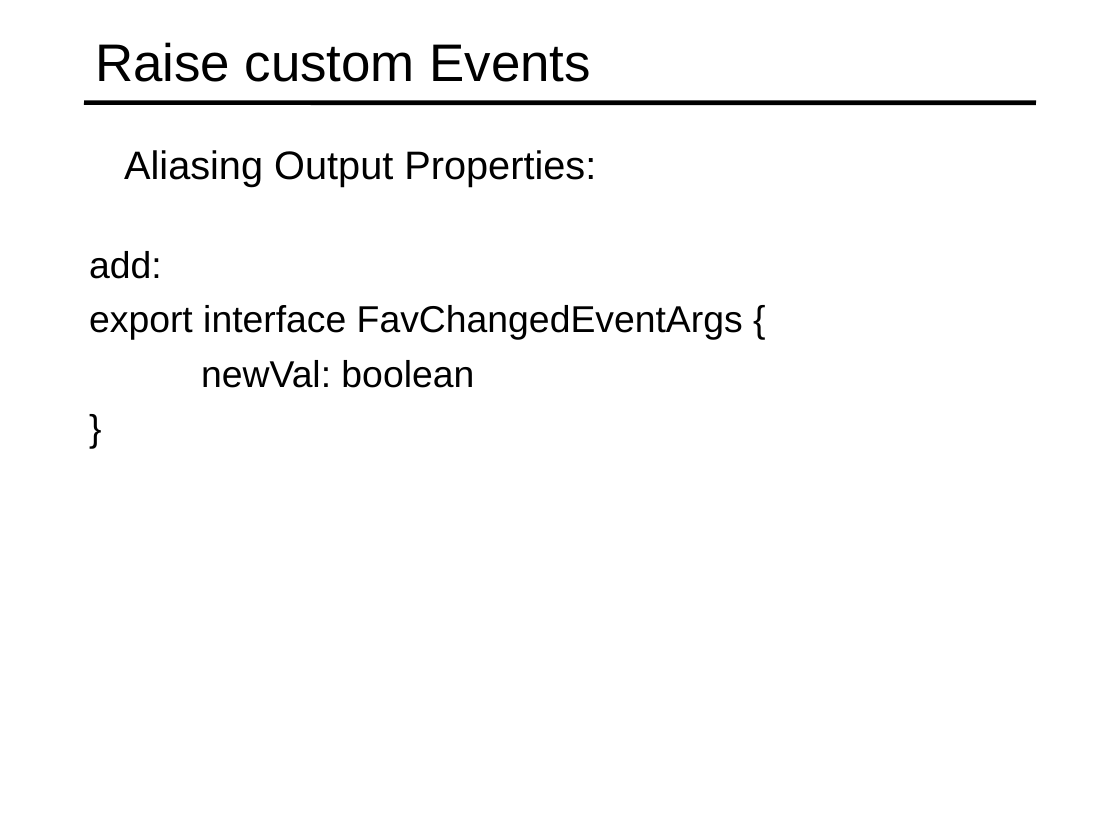
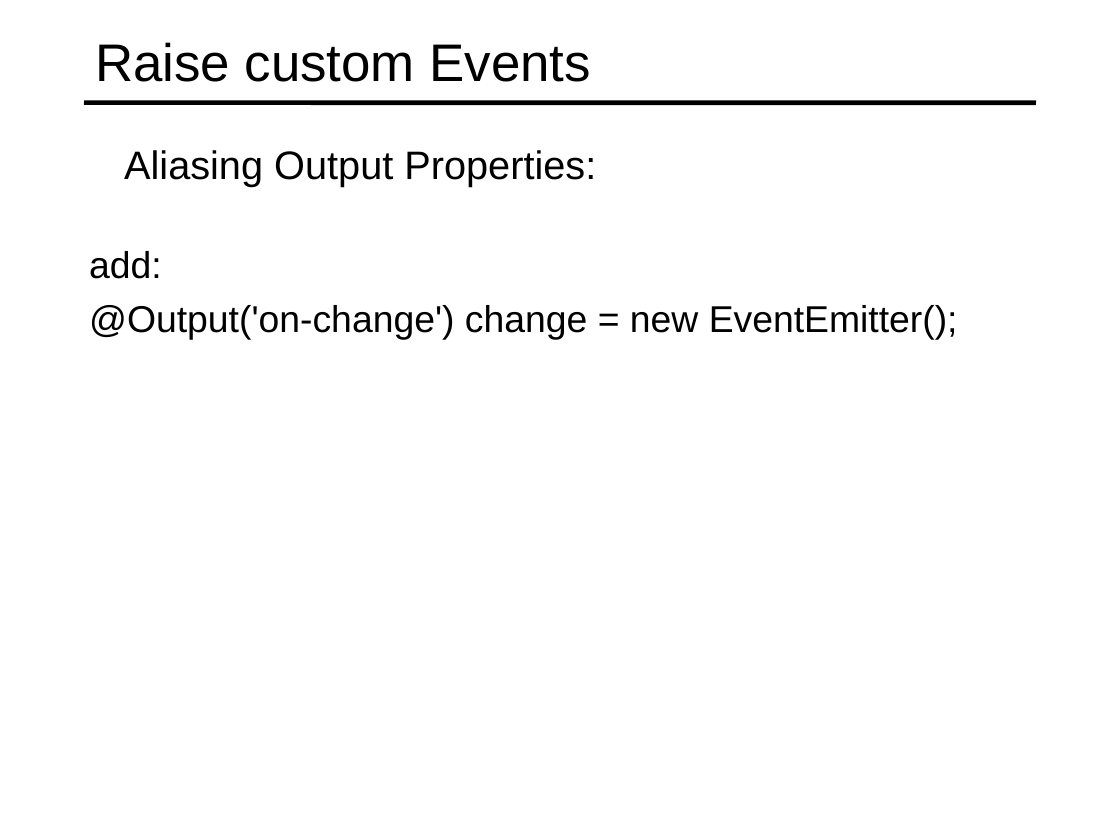
Before and after one commit to specter01wj/Jago_Link_Training, a slide deck: slide 9 of Angular/Angular7/Angular Advanced Course/Essentials/3.Building Re-usable Components/L3_Building Re-usable Components.ppt. Drawn at 1120x840 pixels with LibreOffice and Linux fonts; fonts in the diff are those of the drawing. Boxes give left, top, right and bottom in pixels: in the first picture for what was removed or moved away, otherwise in the second. Text is boxed around its words. In the diff, an @@ line names an element or a change of style, - is before the commit and + after.

Commit message:
09/05/2019 v1

```diff
--- a/Angular/Angular7/Angular Advanced Course/Essentials/3.Building Re-usable Components/L3_Building Re-usable Components.ppt
+++ b/Angular/Angular7/Angular Advanced Course/Essentials/3.Building Re-usable Components/L3_Building Re-usable Components.ppt
@@ text at (x1=89, y1=305, x2=958, y2=340): text changed @@
-  export interface FavChangedEventArgs {
-  newVal: boolean
-  }
+  @Output('on-change') change = new EventEmitter();
```
